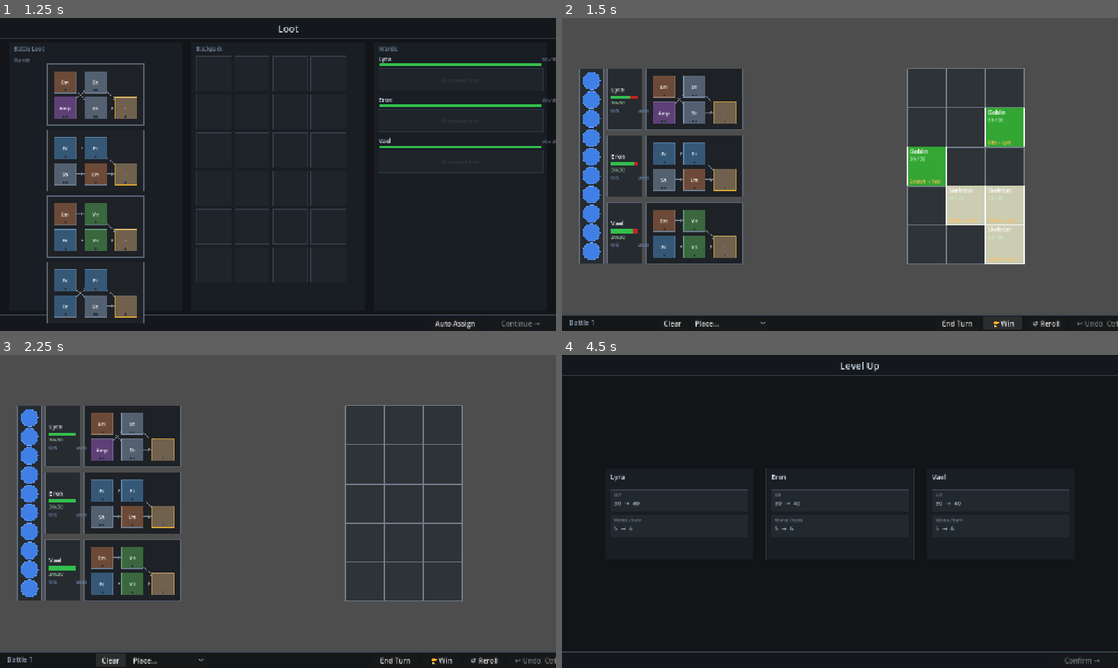
Above: before the commit, frames 1-4 (two rows, left to right).
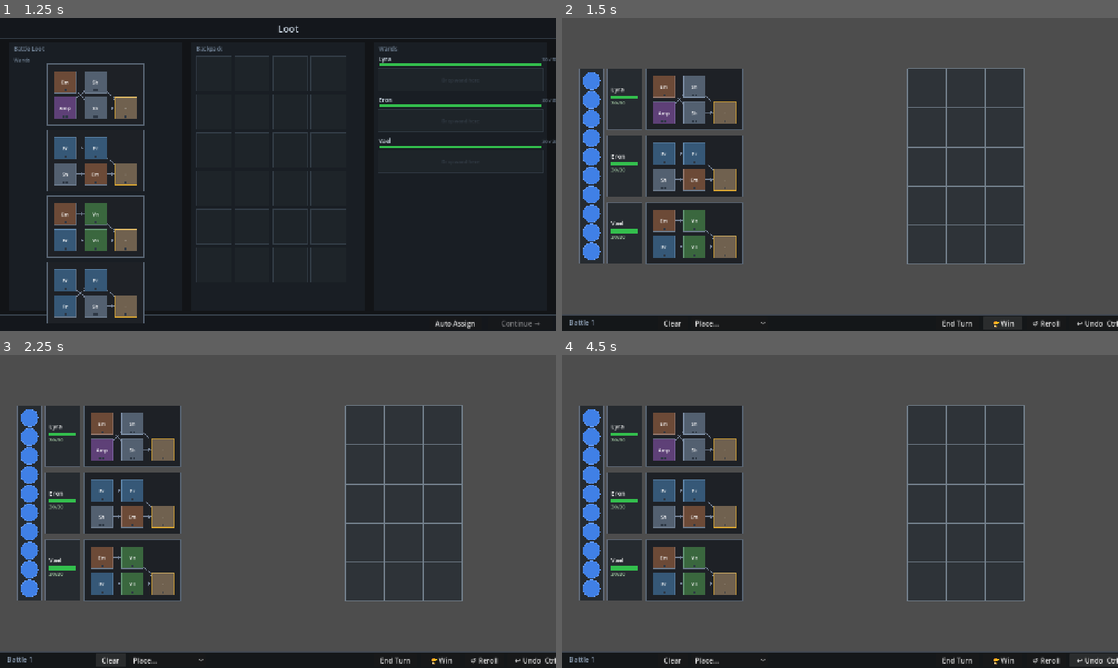
Above: after the commit, the same moments.

Repository: MoYapro/magic-monster-battle
Game: Godot game, scene res://scenes/world/path_selection_screen.tscn
The game is run twice, just before and just after one commit, with the same random seed, the same clock (stepped at 60 frames per second) and the same inputs.
Inputs (mouse positions are in pixels of both pictures, inside the frame that each line leads up to):
- Up to frame 1 (1.25 s): tap Enter at 0.5 s; move the mouse to (400, 158) at 0.52 s; tap Z at 0.6 s; click (400, 158) at 0.67 s
- Up to frame 2 (1.5 s): click "Auto Assign" at 1.25 s
- Up to frame 3 (2.25 s): click "Clear" at 2 s
- Up to frame 4 (4.5 s): click "Place..." at 2.75 s; click "End Turn" at 3.5 s; click (1084, 661) at 4.25 s, where only the run before the commit has a clickable "Continue →"

Frame 1 is identical in both runs. In frame 2, 4.7% of the frame differs, in the area x 8-100%, y 24-99%; in frame 3, 0.1%; in frame 4, 83%, in the area x 0-100%, y 0-99%.
Error after the commit: Invalid call to function 'get' in base 'RefCounted (Barrel)'. Expected 1 argument(s). (res://scripts/battle/battle_composer.gd:161)

Commit message:
some clean up

Diff:
--- a/scripts/battle/battle_composer.gd
+++ b/scripts/battle/battle_composer.gd
@@ -158,7 +158,8 @@
 		if valid.is_empty():
 			positions[i] = Vector2i(-1, -1)
 			continue
-		var pref_row := _preferred_row(role)
+		var off_role: MonsterRole.Type = items[i].get("off_role", MonsterRole.Type.NONE)
+		var pref_row := _blended_row(role, off_role)
 		var chosen := _pick_biased(valid, pref_row, rng)
 		positions[i] = chosen
 		for dx in range(grid_size.x):
@@ -173,6 +174,15 @@
 	if role == MonsterRole.Type.NONE:
 		return EnemyGrid.ROWS / 2
 	return int(round(float(role) / float(MonsterRole.Type.ARTILLERY) * (EnemyGrid.ROWS - 1)))
+
+
+# Blends main and off role preferred rows (2:1 weight). Falls back to main only if off is NONE.
+static func _blended_row(main_role: MonsterRole.Type, off_role: MonsterRole.Type) -> int:
+	var main_row := _preferred_row(main_role)
+	if off_role == MonsterRole.Type.NONE:
+		return main_row
+	var off_row := _preferred_row(off_role)
+	return int(round((main_row * 2.0 + off_row) / 3.0))
 
 
 # Picks randomly from valid positions biased toward preferred_row.
--- a/scripts/battle/enemy_data.gd
+++ b/scripts/battle/enemy_data.gd
@@ -2,7 +2,6 @@
 
 var id: String
 var display_name: String
-var base_hp: int
 var max_hp: int
 var current_hp: int
 var grid_size: Vector2i        # width x height in grid cells
@@ -24,13 +23,7 @@
 ) -> void:
 	id = p_id
 	display_name = p_name
-	base_hp = p_hp
 	max_hp = p_hp
 	current_hp = p_hp
 	grid_size = p_size
 	color = p_color
-
-
-func apply_level(level: int) -> void:
-	max_hp = base_hp * level
-	current_hp = max_hp
--- a/scripts/battle/wand_data.gd
+++ b/scripts/battle/wand_data.gd
@@ -14,14 +14,6 @@
 	return null
 
 
-func get_total_damage() -> int:
-	var total := 0
-	for slot: SpellSlotData in slots:
-		if slot.spell != null:
-			total += slot.spell.damage
-	return total
-
-
 func get_slot(p_id: String) -> SpellSlotData:
 	for slot in slots:
 		if slot.id == p_id:
